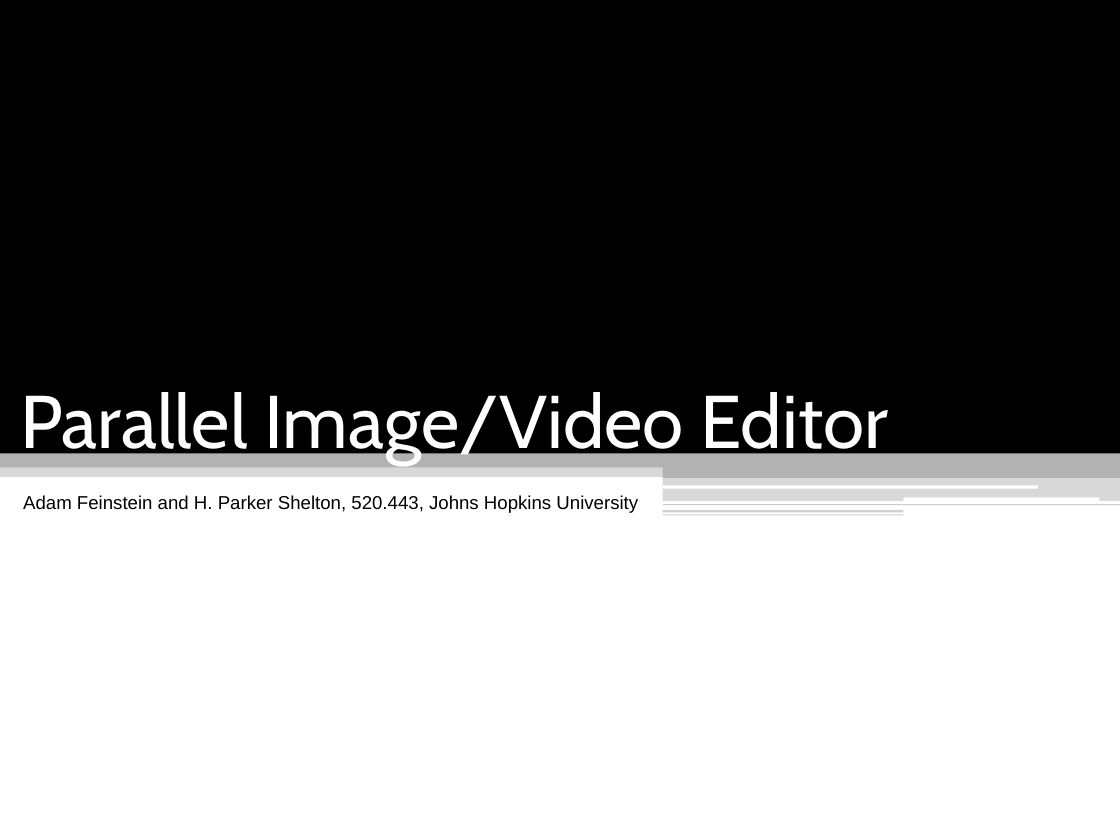
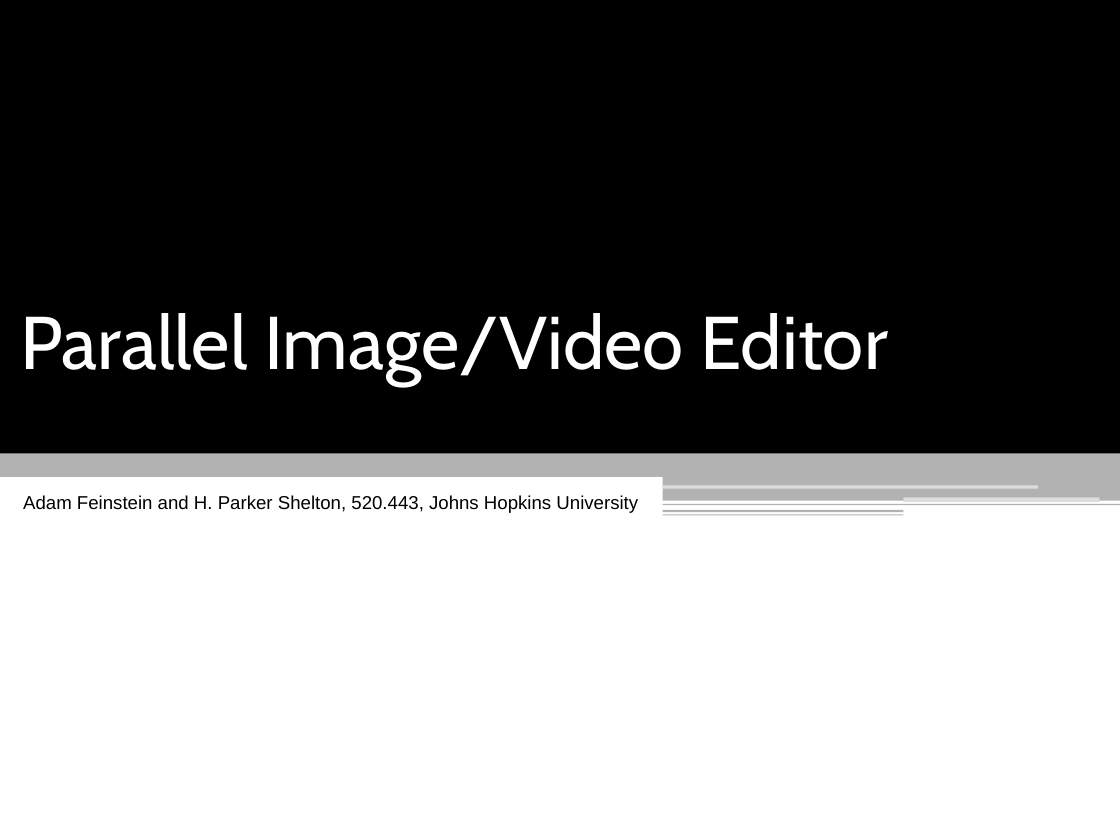
Before and after one commit to hpshelton/multimedia, a slide deck: slide 1 of docs/Multimedia Presentation.pptx. Drawn at 1120x840 pixels with LibreOffice and Linux fonts; fonts in the diff are those of the drawing. Boxes give left, top, right and bottom in pixels: in the first picture for what was removed or moved away, otherwise in the second. Text is boxed around its words. In the diff, an @@ line names an element or a change of style, - is before the commit and + after.

Commit message:
presentation updates: CUDA, speed, compression. charts! images!

```diff
--- a/docs/Multimedia Presentation.pptx
+++ b/docs/Multimedia Presentation.pptx
@@ text "Parallel Image/Video Editor" at [20, 313, 888, 385]: vertical alignment bottom to top @@
@@ rectangle at [0, 447, 1120, 477]: fill #B2B2B2 at 50% opacity to #B2B2B2 @@
@@ rectangle at [785, 446, 1120, 476]: mirrored @@
@@ rectangle at [663, 467, 1120, 478]: mirrored @@
@@ rectangle at [663, 477, 1120, 501]: fill #B2B2B2 at 50% opacity to #B2B2B2; mirrored @@
@@ rectangle at [663, 504, 1120, 505]: fill #B2B2B2 at 65% opacity to #B2B2B2; mirrored @@
@@ rounded rectangle at [663, 485, 1038, 488]: fill #FFFFFF to #DDDDDD; proportions changed @@
@@ rounded rectangle at [904, 497, 1100, 502]: fill #FFFFFF to #DDDDDD; proportions changed @@
@@ rectangle at [663, 514, 904, 515]: fill #B2B2B2 at 65% opacity to #B2B2B2; mirrored @@
@@ rectangle at [663, 510, 904, 512]: fill #B2B2B2 at 60% opacity to #B2B2B2; mirrored @@
```
Also in this commit, not shown: 18 other slides changed, 8 slides added, 1 other file.
